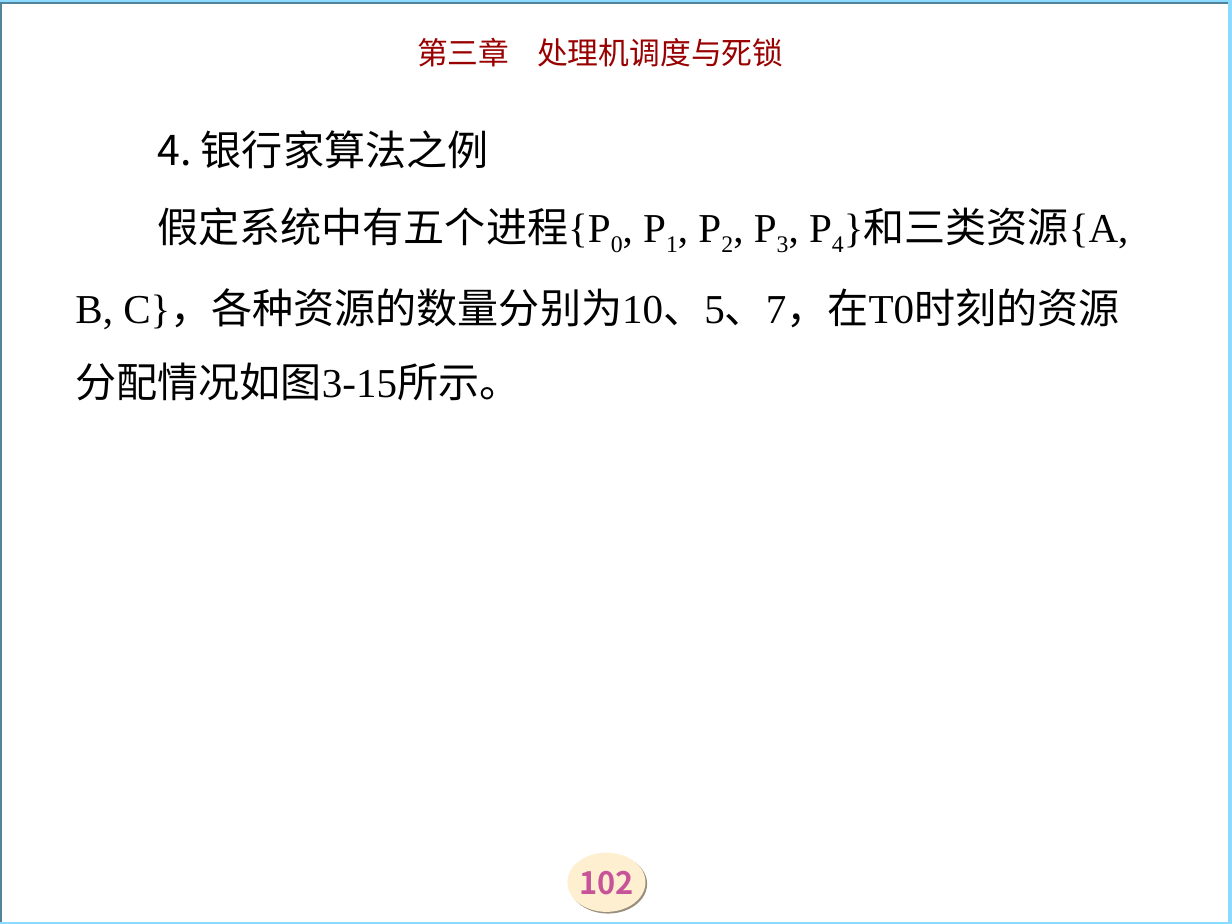
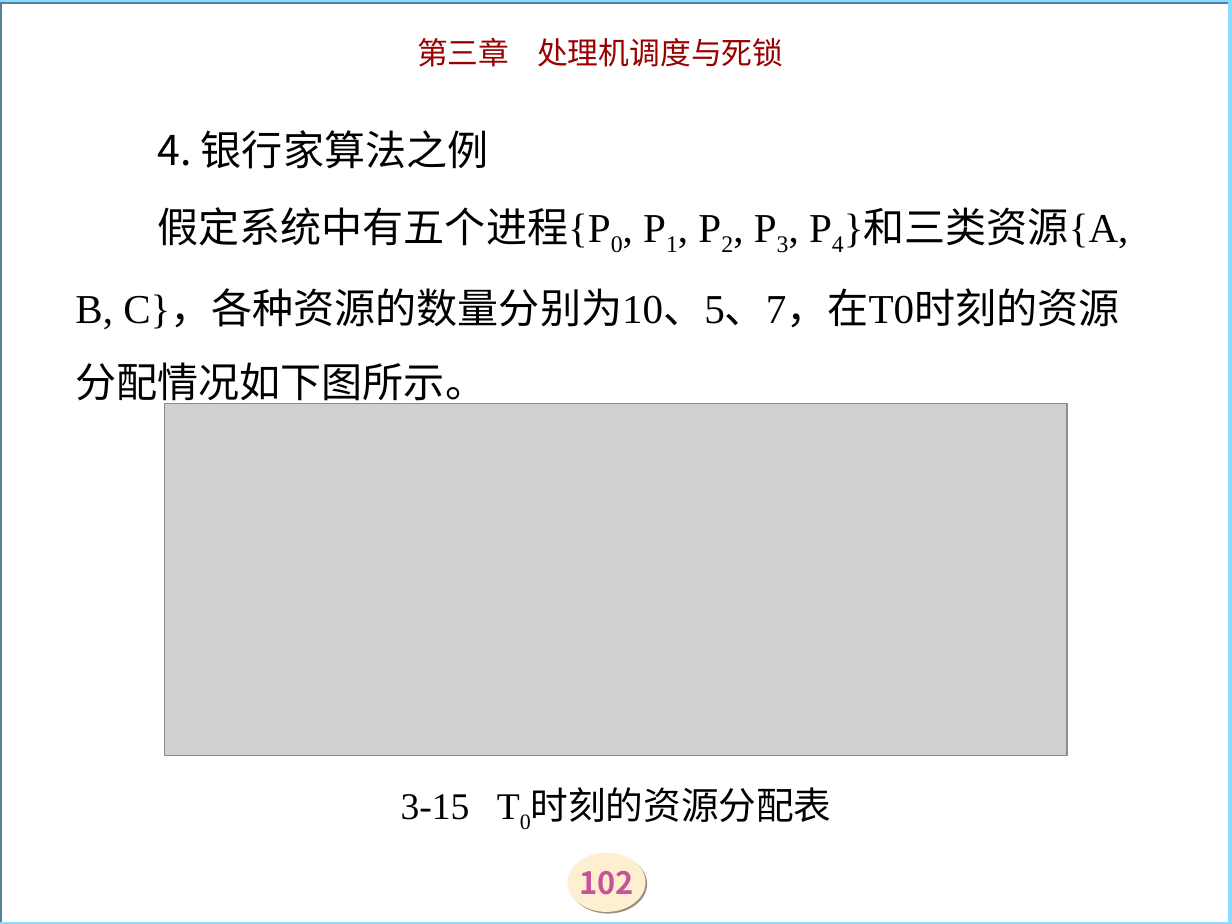
Before and after one commit to zjyesir/hmc_OS, a slide deck: slide 102 of ppt/3调度和死锁.ppt. Drawn at 1232x924 pixels with LibreOffice and Linux fonts; fonts in the diff are those of the drawing; grey boxes stand for pictures; background and template pictures are left out. Boxes give left, top, right and bottom in pixels: in the first picture for what was removed or moved away, otherwise in the second. Text is boxed around its words. In the diff, an @@ line names an element or a change of style, - is before the commit and + after.

```diff
--- a/ppt/3调度和死锁.ppt
+++ b/ppt/3调度和死锁.ppt
@@ title at [75, 130, 1129, 407]: text changed @@
-4. 银行家算法之例
-假定系统中有五个进程{P0, P1, P2, P3, P4}和三类资源{A, B, C}，各种资源的数量分别为10、5、7，在T0时刻的资源分配情况如图3-15所示。
+4. 银行家算法之例
+假定系统中有五个进程{P0, P1, P2, P3, P4}和三类资源{A, B, C}，各种资源的数量分别为10、5、7，在T0时刻的资源分配情况如下图所示。
@@ picture added at [165, 404, 1067, 755] @@
@@ text added at [401, 794, 470, 820], 22 pt, text #000000 @@
+3-15 T0时刻的资源分配表
```
Also in this commit, not shown: 10 other slides changed, 1 slide added, 7 slides removed.
